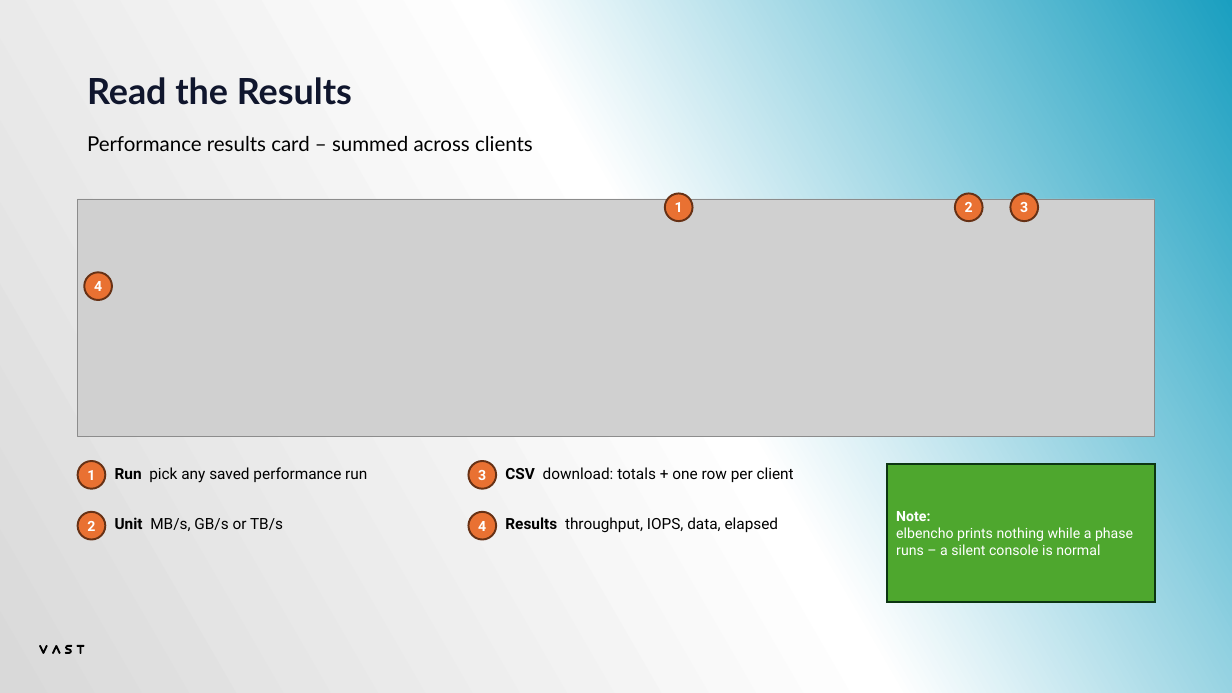
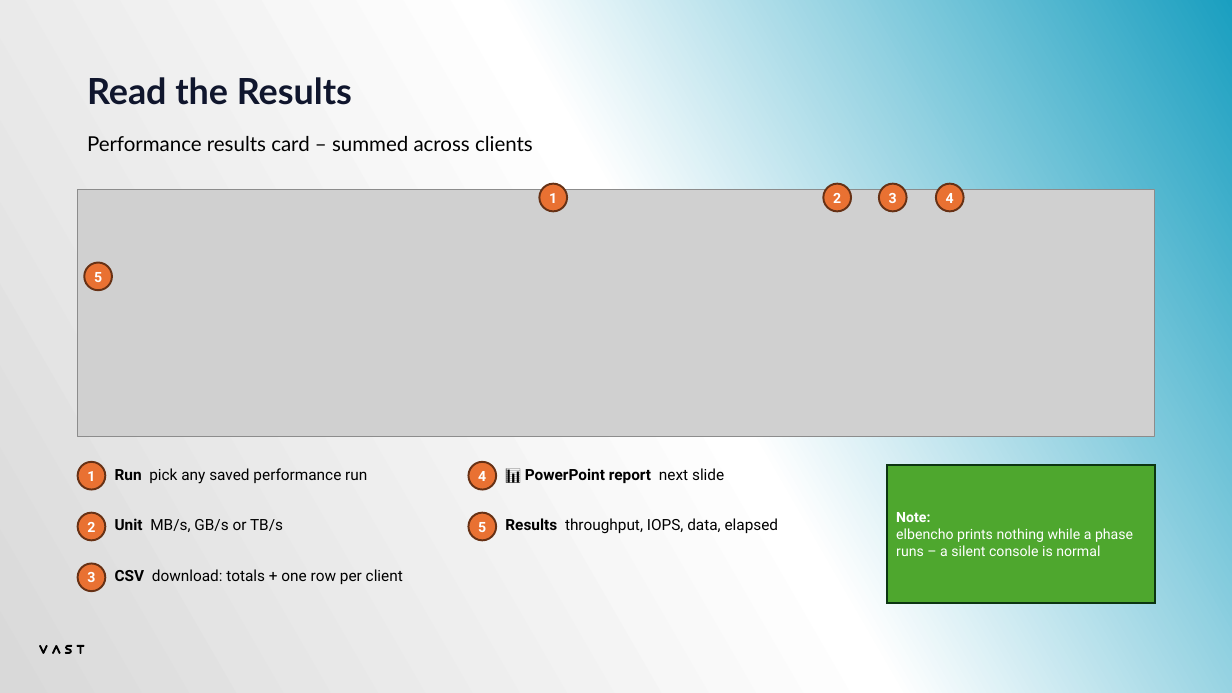
Before and after one commit to alexaung-staryskai/vast-test-automation, a slide deck: slide 24 of VAST Test Bench - Tester Manual.pptx (slide 20 before the commit). Drawn at 1232x693 pixels with LibreOffice and Linux fonts; fonts in the diff are those of the drawing; grey boxes stand for pictures. Boxes give left, top, right and bottom in pixels: in the first picture for what was removed or moved away, otherwise in the second. Text is boxed around its words. In the diff, an @@ line names an element or a change of style, - is before the commit and + after.

```diff
--- a/VAST Test Bench - Tester Manual.pptx
+++ b/VAST Test Bench - Tester Manual.pptx
@@ picture: place and size @@
-picture at bbox=[78, 199, 1155, 436]
+picture at bbox=[78, 189, 1155, 437]
@@ ellipse "1": place and size @@
-ellipse "1" at bbox=[665, 193, 693, 221]
+ellipse "1" at bbox=[540, 184, 567, 212]
@@ ellipse "2": place and size @@
-ellipse "2" at bbox=[955, 193, 982, 221]
+ellipse "2" at bbox=[823, 184, 851, 212]
@@ ellipse "3": place and size @@
-ellipse "3" at bbox=[1011, 193, 1039, 221]
+ellipse "3" at bbox=[879, 184, 907, 212]
@@ ellipse "4": place and size @@
-ellipse "4" at bbox=[84, 273, 112, 300]
+ellipse "4" at bbox=[936, 184, 964, 212]
@@ ellipse added at bbox=[84, 262, 112, 290], fill #E97132, outline #663216 1.5 pt, 11 pt, text #FFFFFF, bold @@
+5
@@ ellipse "4": place and size @@
-ellipse "4" at bbox=[469, 512, 496, 540]
+ellipse "4" at bbox=[469, 462, 496, 490]
@@ text added at bbox=[525, 468, 724, 483], 12 pt, text #000000, bold @@
+📊 PowerPoint report next slide
@@ ellipse added at bbox=[469, 513, 496, 541], fill #E97132, outline #663216 1.5 pt, 11 pt, text #FFFFFF, bold @@
+5
@@ ellipse "3": place and size @@
-ellipse "3" at bbox=[469, 461, 496, 489]
+ellipse "3" at bbox=[78, 564, 105, 592]
@@ text "CSV download: totals + one ...": place and size @@
-text "CSV download: totals + one ..." at bbox=[505, 467, 794, 482]
+text "CSV download: totals + one ..." at bbox=[115, 569, 403, 584]
```
Also in this commit, not shown: 7 other slides changed, 10 slides added, 21 other files.
